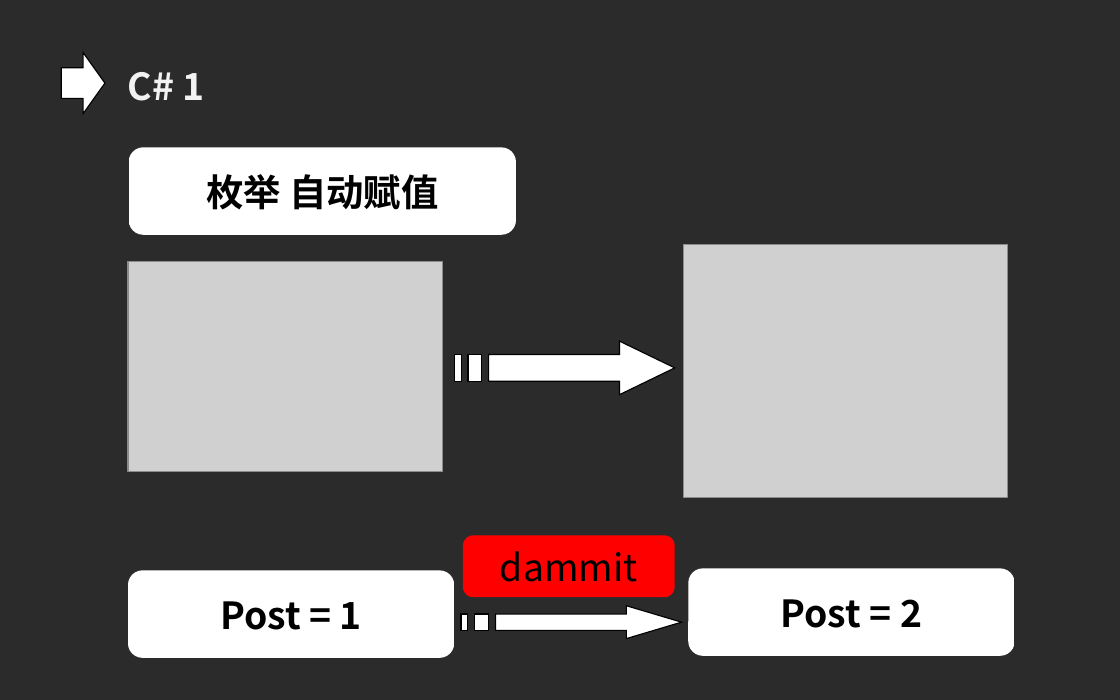
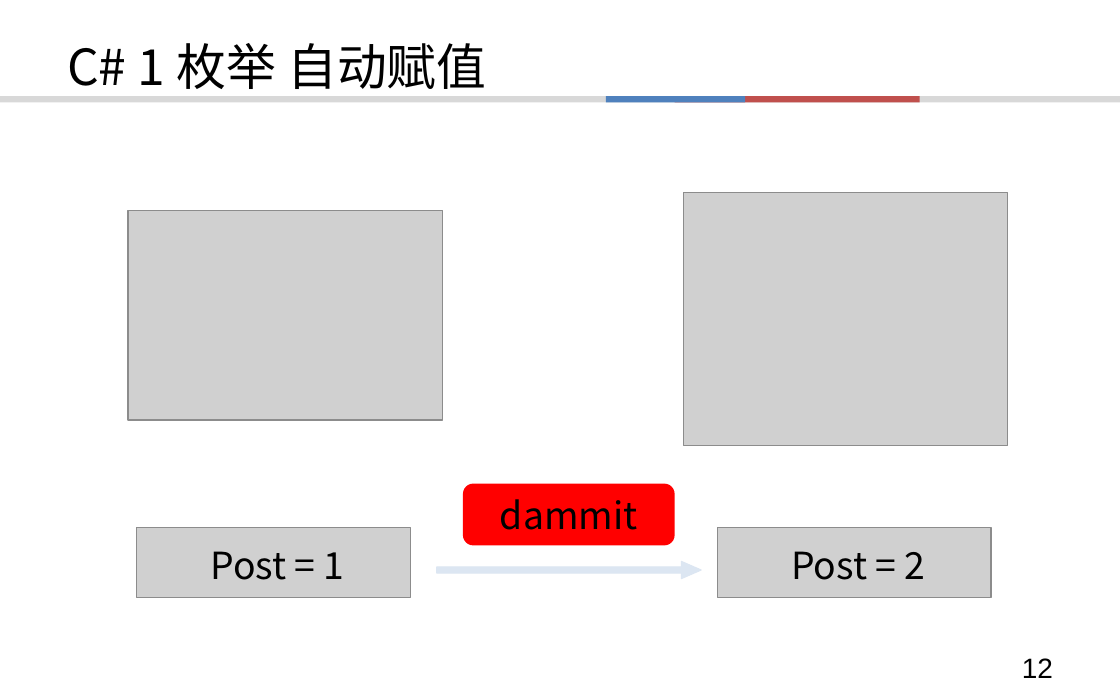
Before and after one commit to TerabyteX/lecture, a slide deck: slide 12 of C#/CsharpEvolution.ppt (slide 11 before the commit). Drawn at 1120x700 pixels with LibreOffice and Linux fonts; fonts in the diff are those of the drawing; grey boxes stand for pictures; background and template pictures are left out; a plain dark background stands for a picture behind light text. Boxes give left, top, right and bottom in pixels: in the first picture for what was removed or moved away, otherwise in the second. Text is boxed around its words. In the diff, an @@ line names an element or a change of style, - is before the commit and + after.

```diff
--- a/C#/CsharpEvolution.ppt
+++ b/C#/CsharpEvolution.ppt
@@ background picture (left out) to #FFFFFF @@
@@ title "C# 1 枚举 自动赋值": place and size @@
-title "C# 1 枚举 自动赋值" at bbox=[129, 148, 516, 235]
+title "C# 1 枚举 自动赋值" at bbox=[67, 43, 486, 89]
@@ title "C# 1 枚举 自动赋值" at bbox=[67, 43, 486, 89]: fill #FFFFFF to none @@
@@ right arrow removed at bbox=[62, 53, 105, 114] @@
@@ title at bbox=[67, 43, 486, 89]: text changed; size 24 to 32 pt; bold off @@
-枚举 自动赋值
+C# 1 枚举 自动赋值
@@ text removed at bbox=[128, 72, 205, 101] @@
-C# 1
@@ rectangle added at bbox=[0, 96, 1120, 103], fill #D8D8D8 @@
@@ rectangle added at bbox=[606, 96, 745, 103], fill #4F81BD @@
@@ rectangle added at bbox=[674, 96, 920, 103], fill #C0504D @@
@@ freeform shape removed at bbox=[455, 342, 675, 395] @@
@@ 2 pictures, 1 rounded rectangle: place and size @@
-2 pictures, 1 rounded rectangle at bbox=[128, 244, 1008, 597]
+2 pictures, 1 rounded rectangle at bbox=[128, 193, 1008, 545]
@@ picture added at bbox=[137, 528, 410, 598] @@
@@ text "Post = 1" at bbox=[210, 551, 345, 580]: bold off; more space between paragraphs; vertical alignment middle to top; fill #FFFFFF to none @@
@@ text "Post = 1": place and size @@
-text "Post = 1" at bbox=[128, 570, 454, 657]
+text "Post = 1" at bbox=[210, 551, 345, 580]
@@ picture added at bbox=[718, 528, 991, 598] @@
@@ text "Post = 2": place and size @@
-text "Post = 2" at bbox=[689, 569, 1015, 656]
+text "Post = 2" at bbox=[791, 551, 926, 580]
@@ text "Post = 2" at bbox=[791, 551, 926, 580]: bold off; more space between paragraphs; vertical alignment middle to top; fill #FFFFFF to none @@
@@ right arrow added at bbox=[437, 561, 701, 578], fill #DCE6F2, outline #DCE6F2 0.74 pt @@
@@ freeform shape removed at bbox=[461, 606, 682, 638] @@
@@ page number added at bbox=[1022, 658, 1053, 678], 18 pt, text #000000 @@
+12
```
Also in this commit, not shown: 47 other slides changed, 37 slides added, 7 slides removed.
